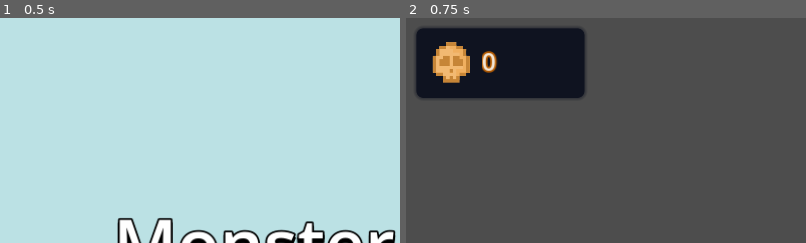
Above: before the commit, frames 1-2 (left to right).
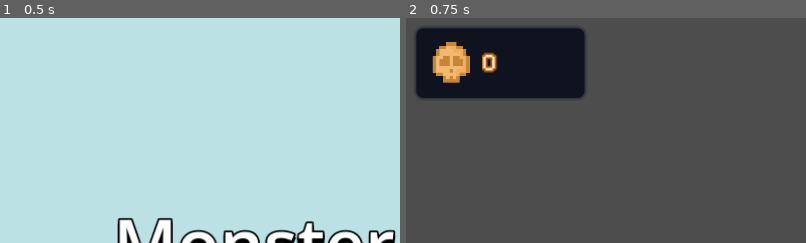
Above: after the commit, the same moments.

Repository: verstraate/monster-daycare
Game: Godot game, scene res://_Scenes/MainMenu/main_menu.tscn
Same seed, same stepped clock (60 frames per second), same inputs: the game is played once before the commit and once after it.
Inputs (mouse positions are % of the whole screen's width and height, from its top left):
- Up to frame 1 (0.5 s): no input
- Up to frame 2 (0.75 s): click (50, 50) at 0.5 s
The pictures show only the part of the screen within x 0-50%, y 0-50%; the shares and areas given below are measured in that part.

Frame 1 is identical in both runs. In frame 2, 0.2% of the frame differs, in the area x 19-23%, y 14-25%.

Commit message:
feat: Added pixel font

Diff:
--- a/_Scenes/Game/money_ui.tres
+++ b/_Scenes/Game/money_ui.tres
@@ -1,4 +1,6 @@
-[gd_resource type="Theme" load_steps=2 format=3 uid="uid://cehswbxg4ymwm"]
+[gd_resource type="Theme" load_steps=3 format=3 uid="uid://cehswbxg4ymwm"]
+
+[ext_resource type="FontFile" uid="uid://dqvbym68fy33l" path="res://Assets/Fonts/pixel.ttf" id="1_qfqp5"]
 
 [sub_resource type="StyleBoxFlat" id="StyleBoxFlat_jdfga"]
 bg_color = Color(0.0588235, 0.0745098, 0.12549, 1)
@@ -15,3 +17,4 @@
 RichTextLabel/colors/font_outline_color = Color(0.7, 0.35, 0, 1)
 RichTextLabel/constants/outline_size = 10
 RichTextLabel/font_sizes/normal_font_size = 36
+RichTextLabel/fonts/normal_font = ExtResource("1_qfqp5")
--- a/_Scenes/UI/ui.tscn
+++ b/_Scenes/UI/ui.tscn
@@ -61,9 +61,9 @@
 anchor_right = 1.0
 anchor_bottom = 1.0
 offset_left = -144.37
-offset_top = 22.0
+offset_top = 26.0
 offset_right = -9.0
-offset_bottom = -23.0
+offset_bottom = -28.0
 theme = ExtResource("2_gu6w1")
 text = "10.3Tvg"
 scroll_active = false
Binary file added: Assets/Fonts/pixel.ttf
Not shown, added: Assets/Fonts/pixel.ttf.import
Not shown, changed: .gitignore
